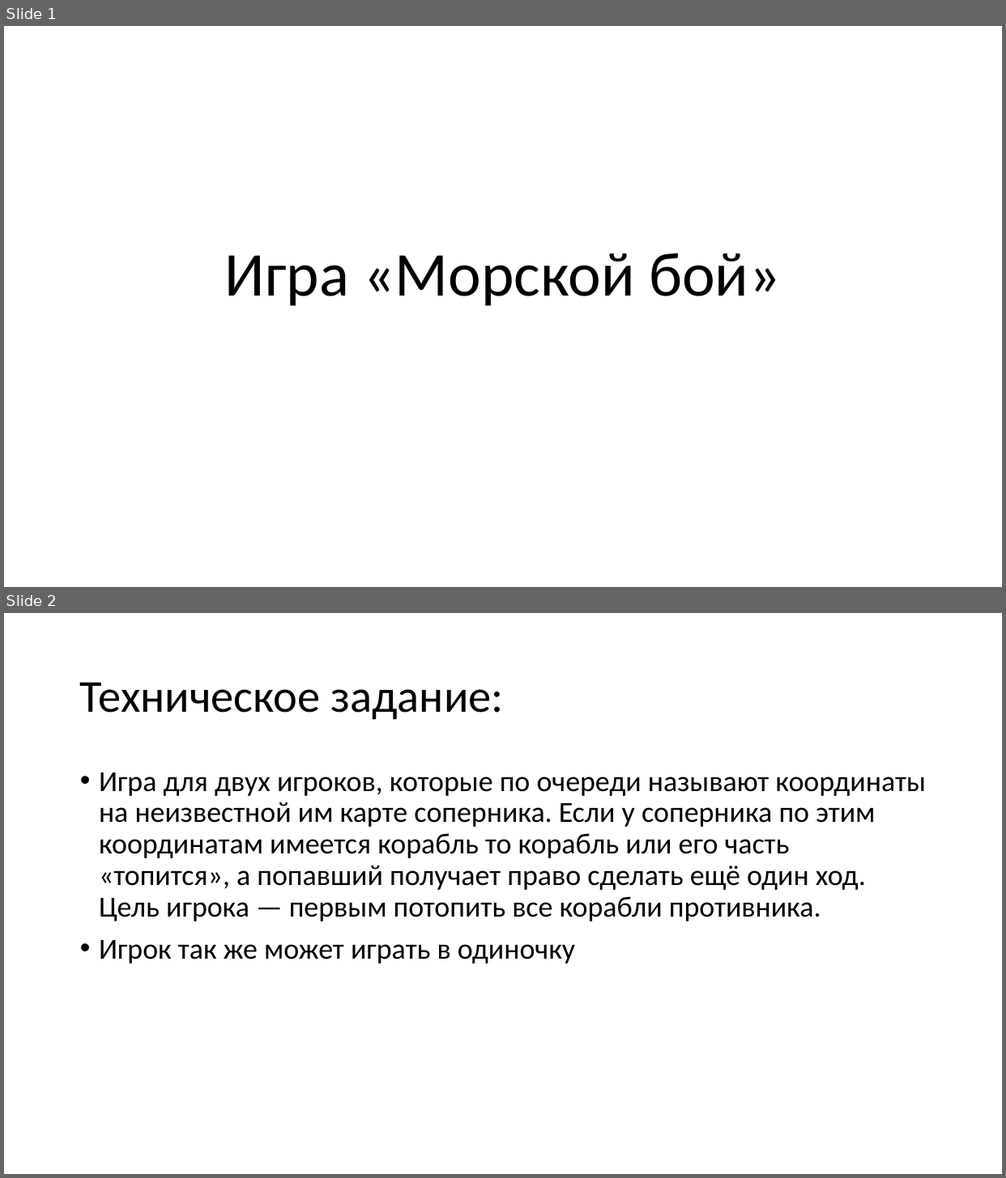
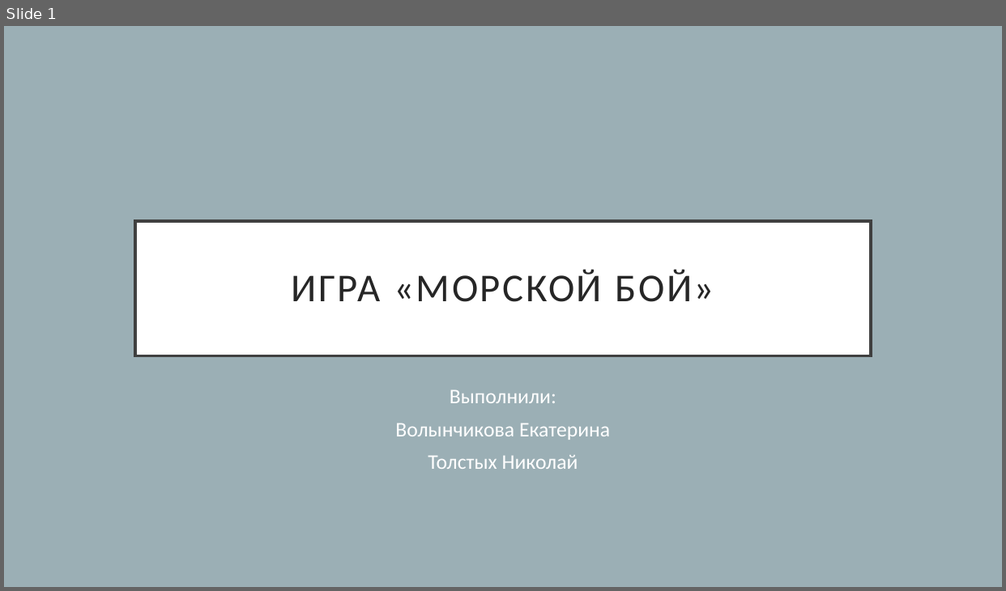
Before and after one commit to TheKolaysik/Game_MB, a slide deck: Igra_Morskoy_boy.pptx. Shown one above the other, each under a label of ours: slides 1 and 2 before the commit, slide 1 after it. The pictures are 1006x1178 and 1006x591 pixels, drawn with LibreOffice and Linux fonts; fonts in the diff are those of the drawing. Boxes give left, top, right and bottom in pixels: in the first picture for what was removed or moved away, otherwise in the second. Text is boxed around its words. In the diff, an @@ line names an element or a change of style, - is before the commit and + after.

```diff
--- a/Igra_Morskoy_boy.pptx
+++ b/Igra_Morskoy_boy.pptx
@@ slide 2 removed at (4,613,1002,1174), background #FFFFFF @@
@@ title removed at (80,682,504,720) @@
-Техническое задание:
@@ text removed at (99,773,926,964) @@
-• Игра для двух игроков, которые по очереди называют координаты на неизвестной им карте соперника. Если у соперника по этим координатам имеется корабль то корабль или его часть «топится», а попавший получает право сделать ещё один ход. Цель игрока — первым потопить все корабли противника.
-• Игрок так же может играть в одиночку
@@ slide 1 changed as well @@
@@ background #FFFFFF to #9BAFB5 @@
@@ title "ИГРА «МОРСКОЙ БОЙ»": place and size @@
-title "ИГРА «МОРСКОЙ БОЙ»" at (225,253,781,306)
+title "ИГРА «МОРСКОЙ БОЙ»" at (135,221,871,356)
@@ title "ИГРА «МОРСКОЙ БОЙ»" at (135,221,871,356): vertical alignment bottom to middle; fill none to #FFFFFF; outline none to #404040 3 pt @@
@@ title at (291,269,714,302): text changed; size 60 to 38 pt; text colour #000000 to #262626 @@
-Игра «Морской бой»
+ИГРА «МОРСКОЙ БОЙ»
@@ subtitle added at (395,390,610,469), 20 pt, text #FFFFFF @@
+Выполнили:
+Волынчикова Екатерина
+Толстых Николай
```
Also in this commit, not shown: 5 slides added, 1 other slide removed.
